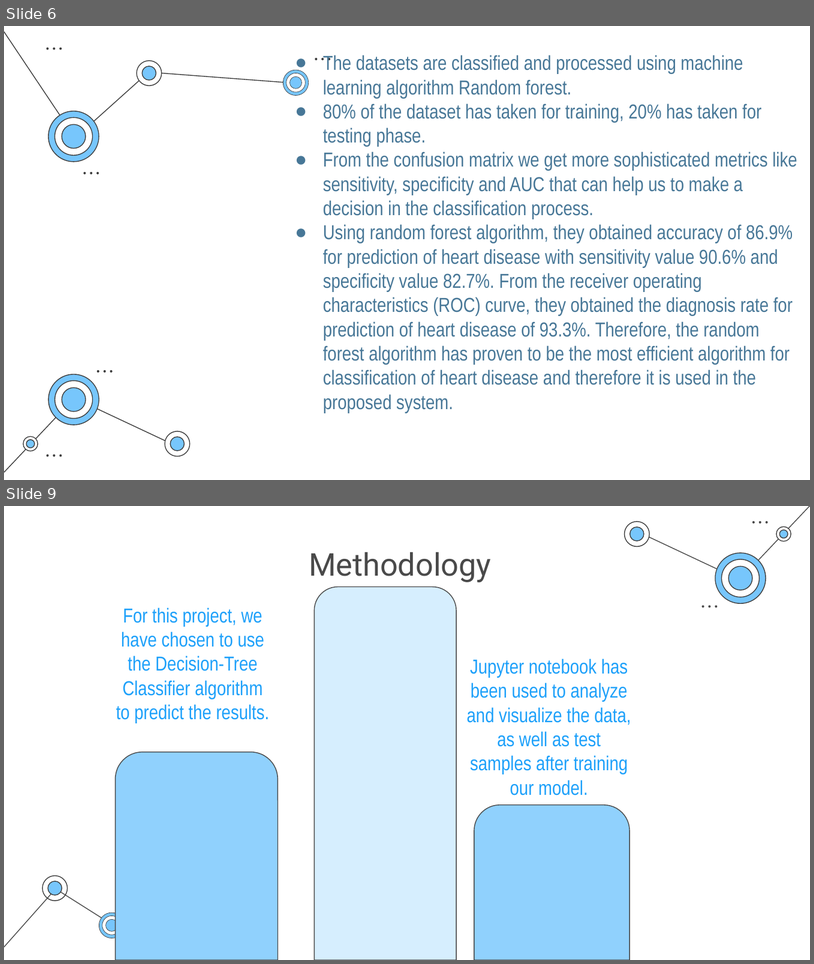
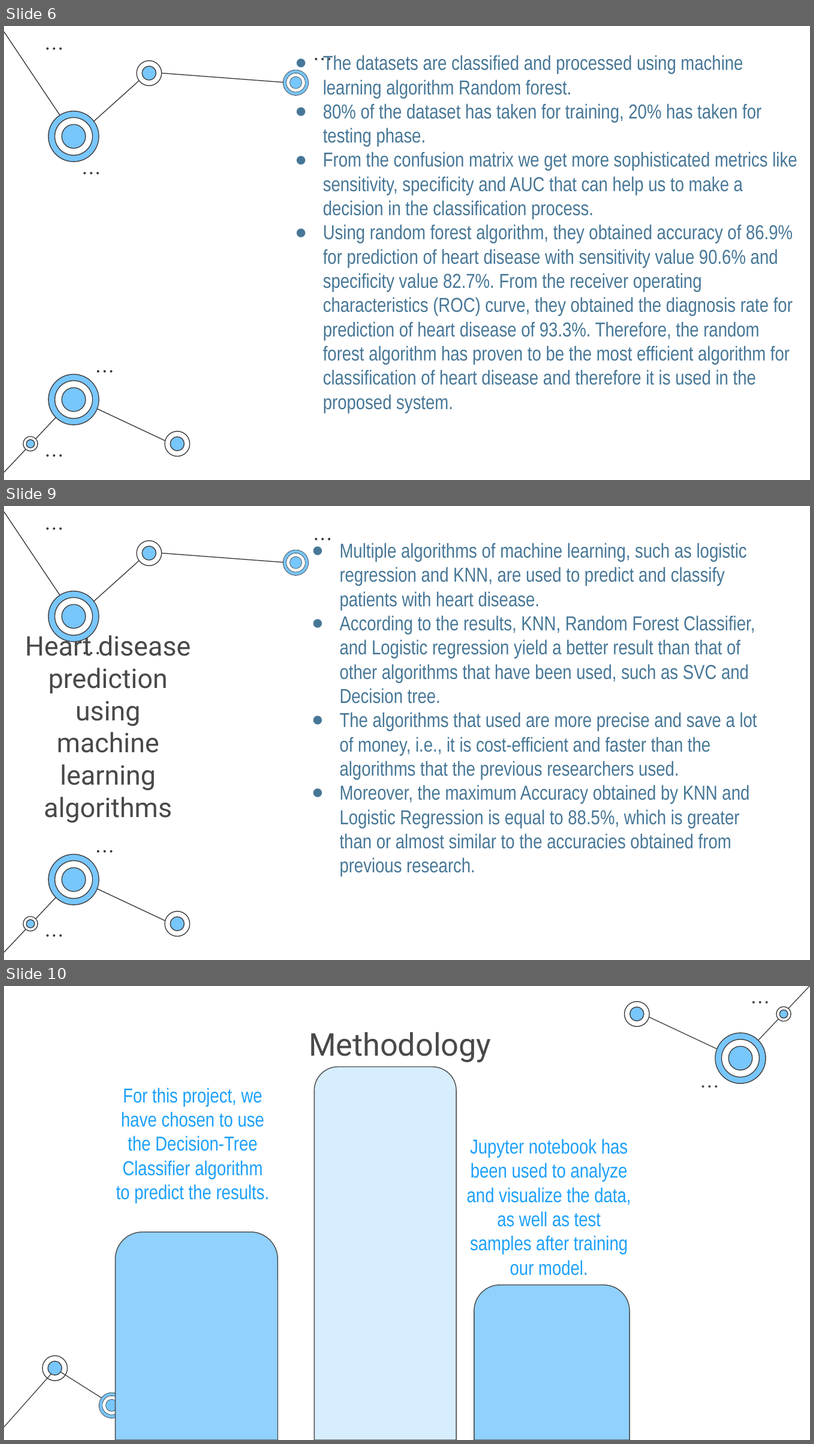
Before and after one commit to NAyeshaKhan/Heart-Disease-Prediction, a slide deck: Heart Disease Prediction System.pptx. Shown one above the other, each under a label of ours: slides 6 and 9 before the commit, slides 6, 9 and 10 after it; the slides between them are not shown. The pictures are 814x964 and 814x1444 pixels, drawn with LibreOffice and Linux fonts; fonts in the diff are those of the drawing. Boxes give left, top, right and bottom in pixels: in the first picture for what was removed or moved away, otherwise in the second. Text is boxed around its words. In the diff, an @@ line names an element or a change of style, - is before the commit and + after.

```diff
--- a/Heart Disease Prediction System.pptx
+++ b/Heart Disease Prediction System.pptx
@@ slide 9 added at box(4, 506, 810, 960), background #FFFFFF; not listed: 50 template elements that a slide beside it also shows @@
@@ text added at box(340, 543, 758, 876), 18 pt, text #477797 @@
+● Multiple algorithms of machine learning, such as logistic regression and KNN, are used to predict and classify patients with heart disease.
+● According to the results, KNN, Random Forest Classifier, and Logistic regression yield a better result than that of other algorithms that have been used, such as SVC and Decision tree.
+● The algorithms that used are more precise and save a lot of money, i.e., it is cost-efficient and faster than the algorithms that the previous researchers used.
+● Moreover, the maximum Accuracy obtained by KNN and Logistic Regression is equal to 88.5%, which is greater than or almost similar to the accuracies obtained from previous research.
@@ title added at box(25, 631, 191, 823), 24 pt, text #494949 @@
+Heart disease prediction using machine learning algorithms
@@ what was slide 9 is now slide 10 @@
```
Also in this commit, not shown: 4 slides changed.
